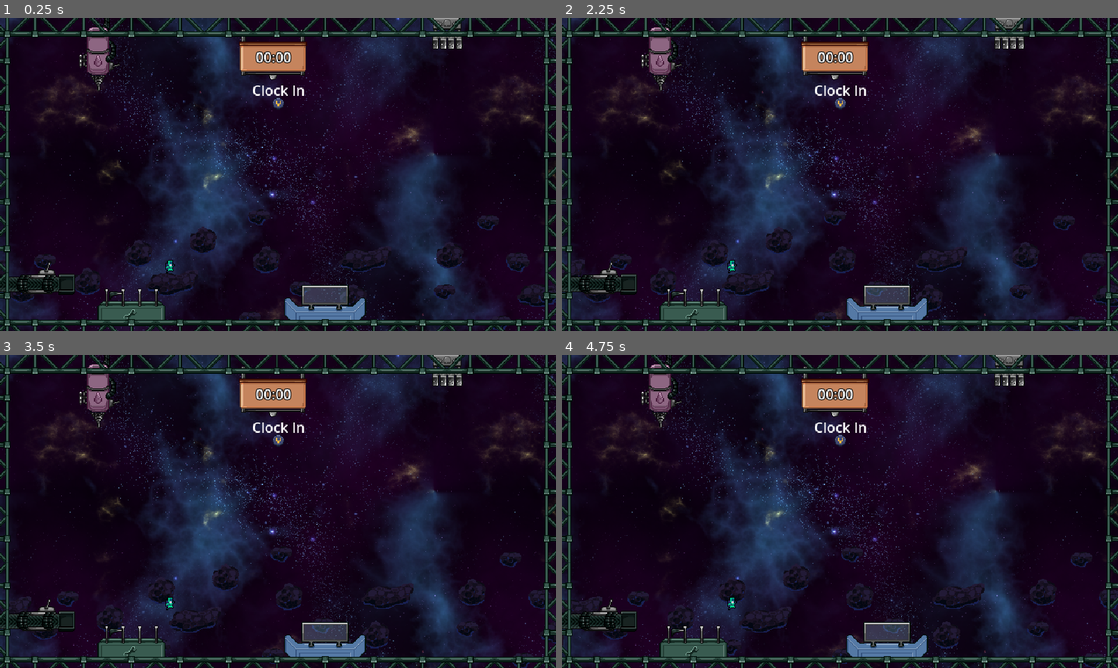
Above: before the commit, frames 1-4 (two rows, left to right).
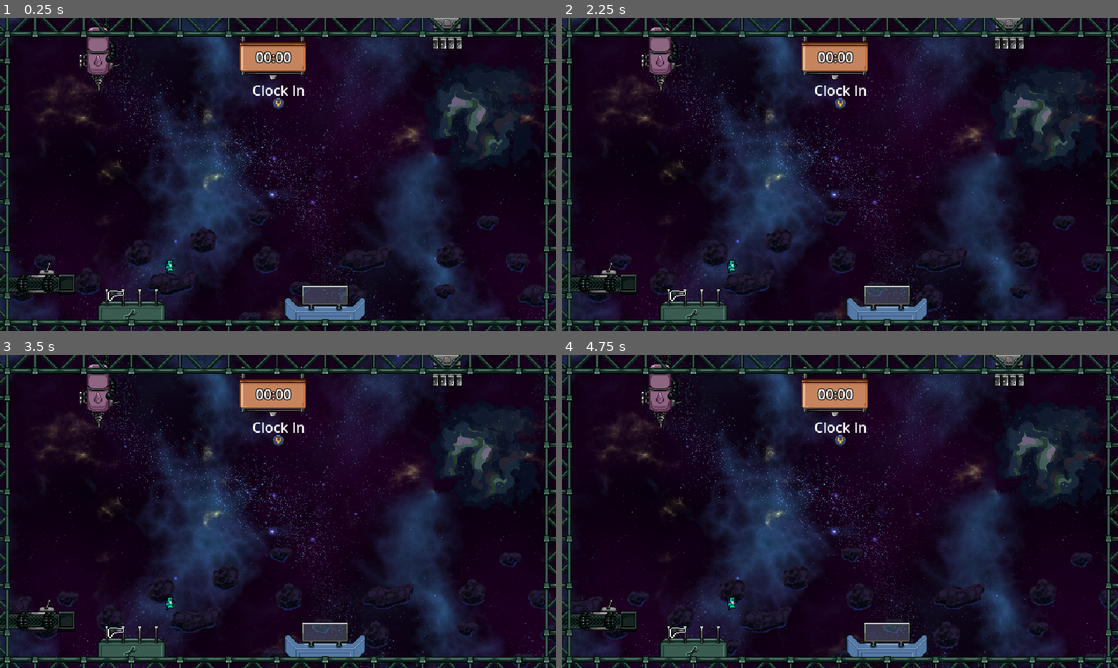
Above: after the commit, the same moments.

Repository: IMP1/pitstop
Game: Godot game, scene res://scenes/game.tscn
Same seed, same stepped clock (60 frames per second), same inputs: the game is played once before the commit and once after it. Sound files missing from this copy of the repository are replaced by a short silence.
Inputs:
- Up to frame 1 (0.25 s): no input
- Up to frame 2 (2.25 s): no input
- Up to frame 3 (3.5 s): no input
- Up to frame 4 (4.75 s): no input

The runs differ from the first frame. In frame 1, 2.3% of the frame differs, in the area x 19-96%, y 16-91%; in frame 2, 2.2%; in frame 3, 2.2%; in frame 4, 2.1%.

Commit message:
Fix music queueing

Diff:
--- a/project/globals/music_manager.gd
+++ b/project/globals/music_manager.gd
@@ -1,4 +1,6 @@
 extends Node
+
+signal track_finished
 
 @onready var _track_1 := $Track1 as AudioStreamPlayer
 @onready var _track_2 := $Track2 as AudioStreamPlayer
@@ -29,3 +31,7 @@
 		_track_2.stop()
 	_track_1.stream = stream
 	_track_1.play()
+
+
+func _track_finished() -> void:
+	track_finished.emit()
--- a/project/globals/music_manager.tscn
+++ b/project/globals/music_manager.tscn
@@ -10,3 +10,6 @@
 
 [node name="Track2" type="AudioStreamPlayer" parent="."]
 bus = &"Music"
+
+[connection signal="finished" from="Track1" to="." method="_track_finished"]
+[connection signal="finished" from="Track2" to="." method="_track_finished"]
--- a/project/scenes/game.gd
+++ b/project/scenes/game.gd
@@ -91,15 +91,16 @@
 
 
 func _begin() -> void:
+	_tool_station.release_tools.call_deferred()
+
 	_prelude.visible = true
 	var players := [] as Array[Player]
 	for p in _players.get_children():
 		players.append(p as Player)
 	_prelude_confirmation.set_players_to_confirm(players)
+	# TODO: Add any players that join to this list if not already confirmed
 	await _prelude_confirmation.confirmed
 	_prelude.visible = false
-
-	await get_tree().process_frame
 
 	_ship_maneuvering_zone.visible = true
 	if not _ship_maneuvering_zone.is_clear():
@@ -107,7 +108,6 @@
 	Debug.info("[Game] Raising barriers")
 	_ship_maneuvering_zone.raise_barriers()
 
-	_tool_station.release_tools.call_deferred()
 	_countdown_timer.start()
 	_clock.start_flashing()
 	await _countdown_timer.timeout
--- a/project/scenes/game.tscn
+++ b/project/scenes/game.tscn
@@ -406,7 +406,6 @@
 region_rect = Rect2(0, 0, 2048, 2048)
 
 [node name="Galaxy" parent="Background" instance=ExtResource("2_8buhw")]
-visible = false
 modulate = Color(0.568627, 0.568627, 0.741176, 0.690196)
 position = Vector2(551, 113)
 texture = SubResource("AtlasTexture_2j4ni")
@@ -861,6 +860,7 @@
 one_shot = true
 
 [node name="ShipManeuveringZone" type="Area2D" parent="Shipyard"]
+visible = false
 position = Vector2(461, 187)
 collision_layer = 64
 collision_mask = 12
@@ -1091,6 +1091,7 @@
 grow_horizontal = 2
 
 [node name="Debrief" type="CanvasLayer" parent="."]
+visible = false
 script = ExtResource("40_xmpib")
 
 [node name="ColorRect" type="ColorRect" parent="Debrief"]
--- a/project/scenes/game_music.gd
+++ b/project/scenes/game_music.gd
@@ -10,6 +10,7 @@
 
 
 func _ready() -> void:
+	MusicManager.track_finished.connect(_next_track)
 	if autoplay:
 		_next_track()
 
